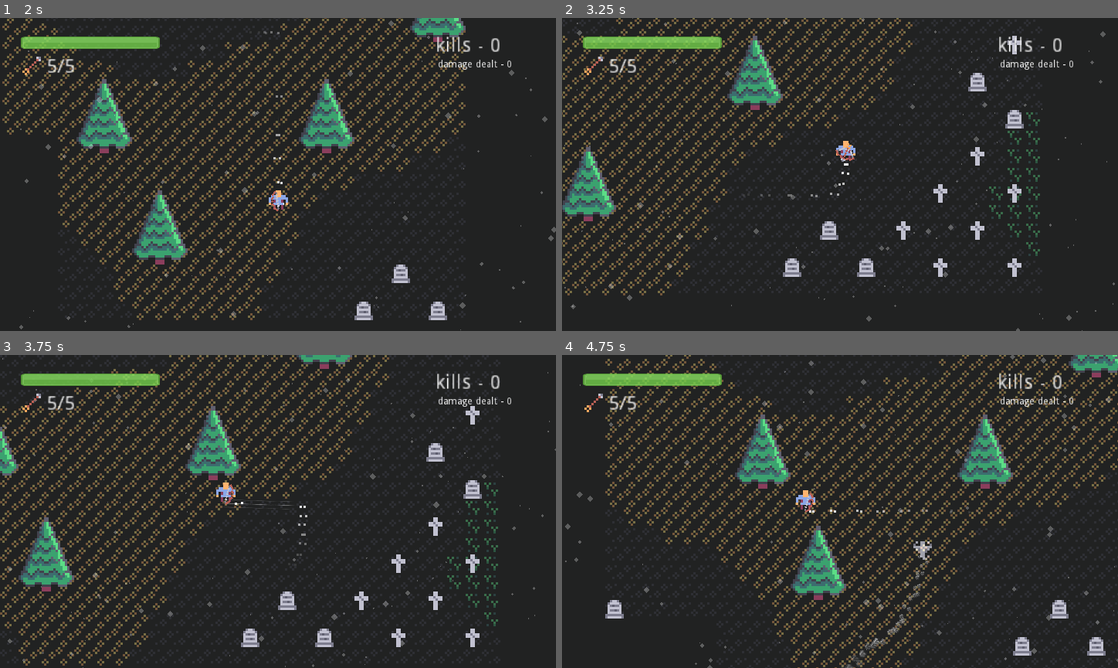
Above: before the commit, frames 1-4 (two rows, left to right).
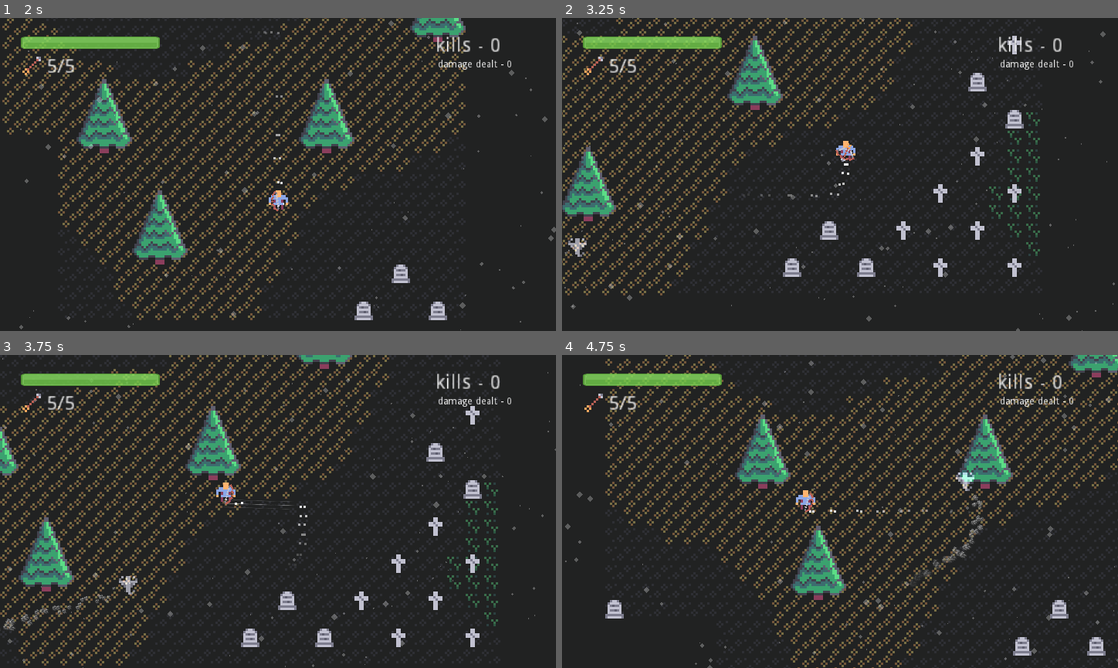
Above: after the commit, the same moments.

Repository: Ariorick/ArcherGame
Game: Godot game, scene res://src/Main.tscn
Two runs of this game, one before a commit and one after it. Both use one fixed random seed, a clock stepped at 60 frames per second and the inputs below.
Inputs (mouse positions are in pixels of both pictures, inside the frame that each line leads up to):
- Up to frame 1 (2 s): move the mouse to (400, 158) at 0.52 s; hold Right (right) 0.53-1.28 s; click (400, 158) at 0.6 s; move the mouse to (166, 190) at 1.27 s; hold Down (down) from 1.28 s (still down); tap Space (dash) at 1.35 s
- Up to frame 2 (3.25 s): move the mouse to (895, 105) at 2.02 s; release Down (down) at 2.03 s; hold Right (right) 2.03-2.78 s; right-click (895, 105) at 2.1 s; move the mouse to (812, 237) at 2.77 s; hold Up (up) from 2.78 s (still down); click (812, 237) at 2.85 s
- Up to frame 3 (3.75 s): move the mouse to (444, 558) at 3.52 s; release Up (up) at 3.53 s; hold Left (left) from 3.53 s (still down); tap Space (dash) at 3.6 s
- Up to frame 4 (4.75 s): keep holding Left (left); move the mouse to (673, 464) at 4.27 s; right-click (673, 464) at 4.35 s

Frame 1 is identical in both runs. In frame 2, 0.1% of the frame differs, in the area x 0-5%, y 70-77%; in frame 3, 0.3%; in frame 4, 0.7%, in the area x 50-76%, y 37-100%.

Commit message:
Just messin' around

Diff:
--- a/project.godot
+++ b/project.godot
@@ -248,6 +248,11 @@
 , Object(InputEventKey,"resource_local_to_scene":false,"resource_name":"","device":0,"alt":false,"shift":false,"control":false,"meta":false,"command":false,"pressed":false,"scancode":16777237,"unicode":0,"echo":false,"script":null)
  ]
 }
+restart={
+"deadzone": 0.5,
+"events": [ Object(InputEventKey,"resource_local_to_scene":false,"resource_name":"","device":0,"alt":false,"shift":false,"control":false,"meta":false,"command":false,"pressed":false,"scancode":82,"unicode":0,"echo":false,"script":null)
+ ]
+}
 
 [layer_names]
 
--- a/src/Enemy/Base/HealthManager.gd
+++ b/src/Enemy/Base/HealthManager.gd
@@ -15,7 +15,7 @@
 
 
 func take_damage(damage: int, crit = false):
-	print(get_parent().tag, "enemy got ",  damage, " damage")
+	print(get_parent().tag, " got ",  damage, " damage")
 	$ColorAnimationPlayer.play("EnemyTakeDamage")
 	$DamageLabels.show_value(damage, crit)
 	hitpoints -= damage
--- a/src/Enemy/Mage/FireProjectile.gd
+++ b/src/Enemy/Mage/FireProjectile.gd
@@ -6,6 +6,7 @@
 const SPEED = 1
 const CORRECTION_SPEED = 0.05
 const MAX_LIFETIME = 5
+const EXPLOSION_IMPULSE = 200
 
 var target: PhysicsBody2D
 var direction : Vector2
@@ -45,6 +46,6 @@
 func _on_FireProjectile_body_entered(body: PhysicsBody2D):
 	if body.is_in_group("player"):
 		body.take_damage()
-		var impulse = 150 * (GameManager.player_position - global_position).normalized()
+		var impulse = EXPLOSION_IMPULSE * (GameManager.player_position - global_position).normalized()
 		body.apply_impulse(Vector2.ZERO, impulse)
 		explode()
--- a/src/Enemy/Mage/FireProjectile.tscn
+++ b/src/Enemy/Mage/FireProjectile.tscn
@@ -3,66 +3,65 @@
 [ext_resource path="res://assets/Tiles/tile_0078.png" type="Texture" id=1]
 [ext_resource path="res://src/Enemy/Mage/FireProjectile.gd" type="Script" id=2]
 
-[sub_resource type="Gradient" id=4]
+[sub_resource type="Gradient" id=1]
 colors = PoolColorArray( 0.988235, 0, 0, 1, 1, 0.92549, 0.662745, 1 )
 
-[sub_resource type="GradientTexture" id=5]
-gradient = SubResource( 4 )
+[sub_resource type="GradientTexture" id=2]
+gradient = SubResource( 1 )
 
-[sub_resource type="Curve" id=6]
+[sub_resource type="Curve" id=3]
 _data = [ Vector2( 0, 0.630631 ), 0.0, 0.0, 0, 0, Vector2( 0.419753, 0.824324 ), 0.0, 0.0, 0, 0, Vector2( 0.530864, 0.9 …(199 unchanged characters)…
 
-[sub_resource type="CurveTexture" id=7]
-curve = SubResource( 6 )
+[sub_resource type="CurveTexture" id=4]
+curve = SubResource( 3 )
 
-[sub_resource type="ParticlesMaterial" id=3]
+[sub_resource type="ParticlesMaterial" id=5]
 emission_shape = 1
 emission_sphere_radius = 2.0
 flag_disable_z = true
 gravity = Vector3( 0, -10, 0 )
 orbit_velocity = 0.0
 orbit_velocity_random = 0.0
-scale_curve = SubResource( 7 )
-color_ramp = SubResource( 5 )
+scale_curve = SubResource( 4 )
+color_ramp = SubResource( 2 )
 
-[sub_resource type="Gradient" id=8]
+[sub_resource type="Gradient" id=6]
 colors = PoolColorArray( 1, 0, 0, 1, 0.996078, 0.917647, 0.682353, 1 )
 
-[sub_resource type="GradientTexture" id=9]
-gradient = SubResource( 8 )
+[sub_resource type="GradientTexture" id=7]
+gradient = SubResource( 6 )
 
-[sub_resource type="Curve" id=10]
+[sub_resource type="Curve" id=8]
 min_value = -200.0
 max_value = 200.0
 _data = [ Vector2( 0, 1 ), 0.0, 0.0, 0, 0, Vector2( 0.33642, -102.297 ), 0.0, 0.0, 0, 0, Vector2( 1, -174.369 ), 0.0, 0.0, 0, 0 ]
 
+[sub_resource type="CurveTexture" id=9]
+curve = SubResource( 8 )
+
+[sub_resource type="Curve" id=10]
+_data = [ Vector2( 0, 0 ), 0.0, 0.0, 0, 0, Vector2( 0.253086, 0.677027 ), 0.0, 0.0, 0, 0, Vector2( 0.339506, 0.303153 ), 0.0, 0.0, 0, 0, Vector2( 0.42284, 0.807658 ), 0.0, 0.0, 0, 0, Vector2( 0.617284, 0.438289 ), 0.0, 0.0, 0, 0, Vector2( 0.734568, 0.861712 ), 0.0, 0.0, 0, 0, Vector2( 1, 0 ), 0.0, 0.0, 0, 0 ]
+
 [sub_resource type="CurveTexture" id=11]
 curve = SubResource( 10 )
 
-[sub_resource type="Curve" id=12]
-_data = [ Vector2( 0, 0 ), 0.0, 0.0, 0, 0, Vector2( 0.253086, 0.677027 ), 0.0, 0.0, 0, 0, Vector2( 0.339506, 0.303153 ), 0.0, 0.0, 0, 0, Vector2( 0.42284, 0.807658 ), 0.0, 0.0, 0, 0, Vector2( 0.617284, 0.438289 ), 0.0, 0.0, 0, 0, Vector2( 0.734568, 0.861712 ), 0.0, 0.0, 0, 0, Vector2( 1, 0 ), 0.0, 0.0, 0, 0 ]
-
-[sub_resource type="CurveTexture" id=13]
-curve = SubResource( 12 )
-
-[sub_resource type="ParticlesMaterial" id=14]
+[sub_resource type="ParticlesMaterial" id=12]
 emission_shape = 1
-emission_sphere_radius = 2.0
+emission_sphere_radius = 8.0
 flag_disable_z = true
 spread = 180.0
 gravity = Vector3( 0, 70, 0 )
-initial_velocity = 70.0
+initial_velocity = 50.0
 orbit_velocity = 0.0
 orbit_velocity_random = 0.0
-linear_accel_curve = SubResource( 11 )
-scale_curve = SubResource( 13 )
-color_ramp = SubResource( 9 )
+linear_accel_curve = SubResource( 9 )
+scale_curve = SubResource( 11 )
+color_ramp = SubResource( 7 )
 
-[sub_resource type="CircleShape2D" id=1]
+[sub_resource type="CircleShape2D" id=13]
 radius = 3.0
 
-[sub_resource type="Animation" id=2]
-resource_name = "Explode"
+[sub_resource type="Animation" id=14]
 step = 0.05
 tracks/0/type = "value"
 tracks/0/path = NodePath("Sprite:scale")
@@ -74,7 +73,7 @@
 "times": PoolRealArray( 0, 0.05, 0.1, 0.4 ),
 "transitions": PoolRealArray( 1, 1, 1, 1 ),
 "update": 0,
-"values": [ Vector2( 1, 1 ), Vector2( 2, 2 ), Vector2( 3, 3 ), Vector2( 0, 0 ) ]
+"values": [ Vector2( 1, 1 ), Vector2( 2, 2 ), Vector2( 3, 3 ), Vector2( 4, 4 ) ]
 }
 tracks/1/type = "value"
 tracks/1/path = NodePath("Sprite:modulate")
@@ -84,7 +83,7 @@
 tracks/1/enabled = true
 tracks/1/keys = {
 "times": PoolRealArray( 0, 0.1, 0.4 ),
-"transitions": PoolRealArray( 1, 1, 1 ),
+"transitions": PoolRealArray( 1, 1, 0.249999 ),
 "update": 0,
 "values": [ Color( 1, 1, 1, 1 ), Color( 1, 1, 1, 1 ), Color( 1, 1, 1, 0 ) ]
 }
@@ -118,18 +117,19 @@
 
 [node name="TraceParticles" type="Particles2D" parent="."]
 position = Vector2( 0, 4 )
+emitting = false
 amount = 20
 local_coords = false
-process_material = SubResource( 3 )
+process_material = SubResource( 5 )
 
 [node name="ExplosionParticles" type="Particles2D" parent="."]
 position = Vector2( 0, 4 )
 emitting = false
-amount = 40
+amount = 200
 lifetime = 0.5
 one_shot = true
 explosiveness = 1.0
-process_material = SubResource( 14 )
+process_material = SubResource( 12 )
 
 [node name="Sprite" type="Sprite" parent="."]
 position = Vector2( 0, 4 )
@@ -137,10 +137,10 @@
 
 [node name="CollisionShape2D" type="CollisionShape2D" parent="."]
 position = Vector2( 0, 4 )
-shape = SubResource( 1 )
+shape = SubResource( 13 )
 
 [node name="AnimationPlayer" type="AnimationPlayer" parent="."]
-anims/Explode = SubResource( 2 )
+anims/Explode = SubResource( 14 )
 
 [node name="ExplodeTimer" type="Timer" parent="."]
 wait_time = 0.1
--- a/src/GameManager/EnemySpawner.gd
+++ b/src/GameManager/EnemySpawner.gd
@@ -17,7 +17,7 @@
 const GHOST_CHANCE = 1
 const MAGE_CHANCE = 1
 
-const SPAWN_INTERVAL = Vector2(1.5, 3.5) # sec
+const SPAWN_INTERVAL = Vector2(1.0, 2.5) # sec
 const SPAWN_DISTANCE = 150
 const KILLS_TO_NAX_SPAWN := {
 	0: 1,
--- a/src/GameManager/GameManager.gd
+++ b/src/GameManager/GameManager.gd
@@ -46,7 +46,7 @@
 
 func player_take_damage():
 	health -= 1
-	print("player got hit", "health is ", health, "/", MAX_HEALTH)
+	print("Player health is ", health, "/", MAX_HEALTH)
 	emit_signal("player_health_changed")
 
 func get_health_percent():
--- /dev/null
+++ b/src/UI/DeathScreen.tscn
@@ -0,0 +1,3 @@
+[gd_scene format=2]
+
+[node name="DeathScreen" type="CanvasLayer"]
Not shown, changed: builds/Experiment.pck
